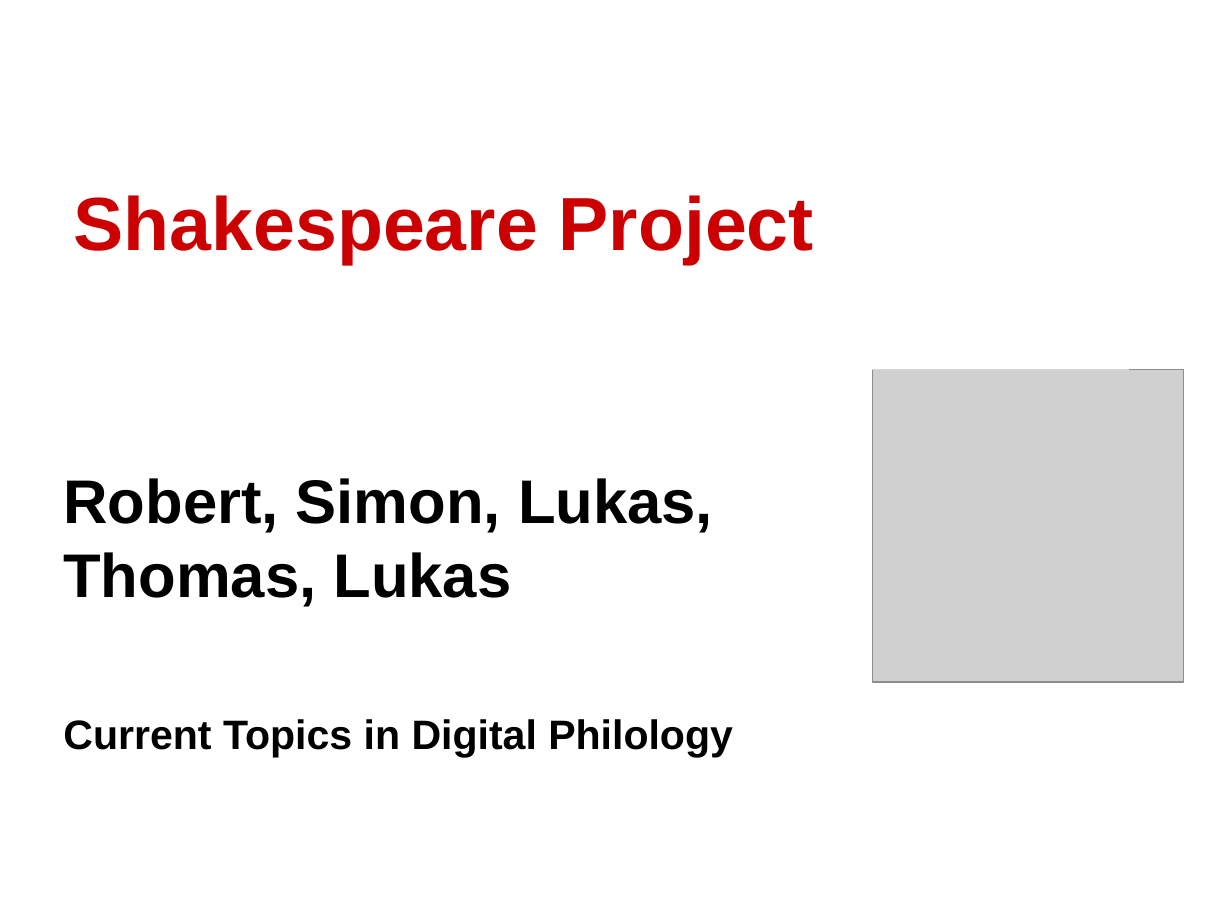
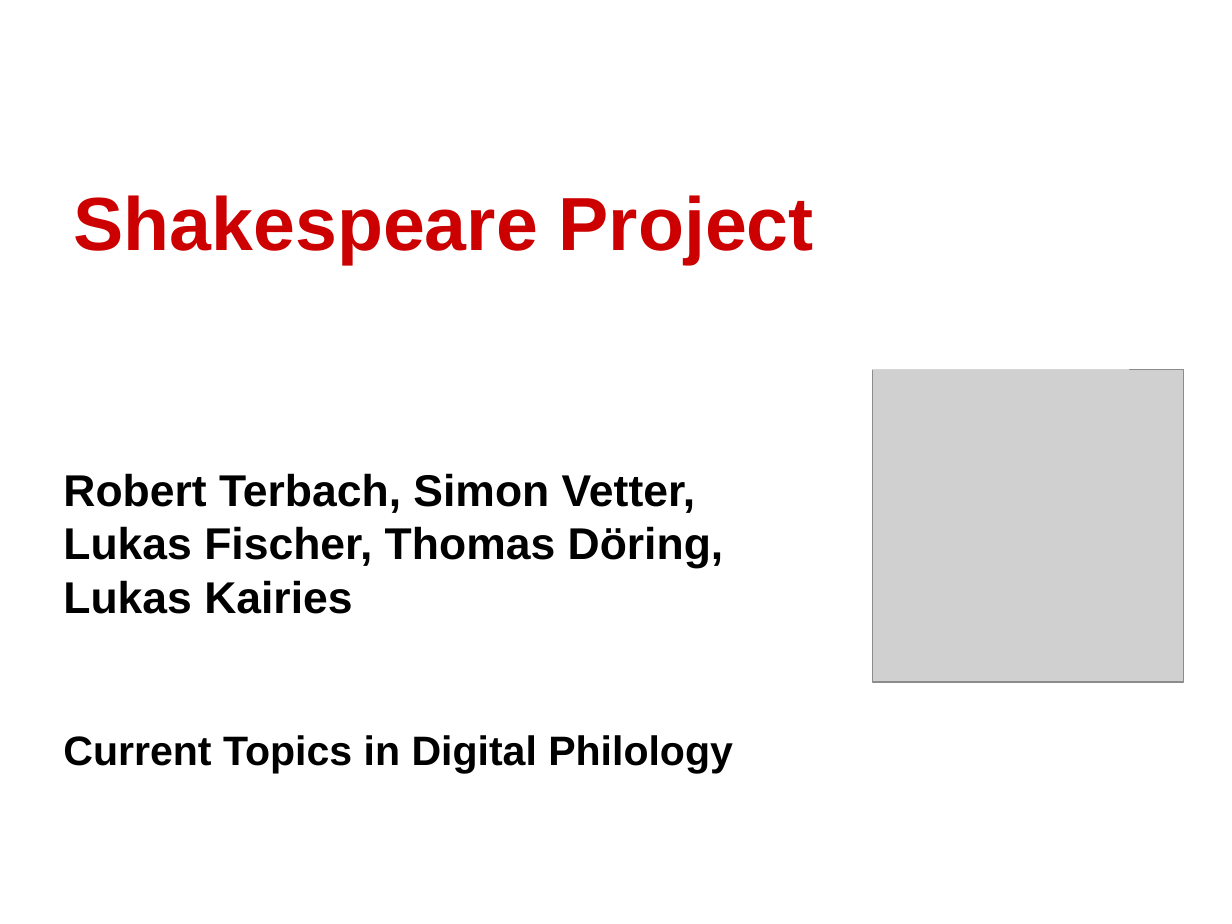
Before and after one commit to DHLeipzig-CurrentTopics-SS2014/shakespeare_project, a slide deck: slide 1 of presentation/presentation.odp. Drawn at 1232x924 pixels with LibreOffice and Linux fonts; fonts in the diff are those of the drawing; grey boxes stand for pictures. Boxes give left, top, right and bottom in pixels: in the first picture for what was removed or moved away, otherwise in the second. Text is boxed around its words. In the diff, an @@ line names an element or a change of style, - is before the commit and + after.

Commit message:
Nachnamen in Präsentation hinzugefügt

```diff
--- a/presentation/presentation.odp
+++ b/presentation/presentation.odp
@@ text at (63,473,724,614): text changed; size 36 to 26 pt @@
-Robert, Simon, Lukas,
-Thomas, Lukas
+Robert Terbach, Simon Vetter,
+Lukas Fischer, Thomas Döring,
+Lukas Kairies
```
